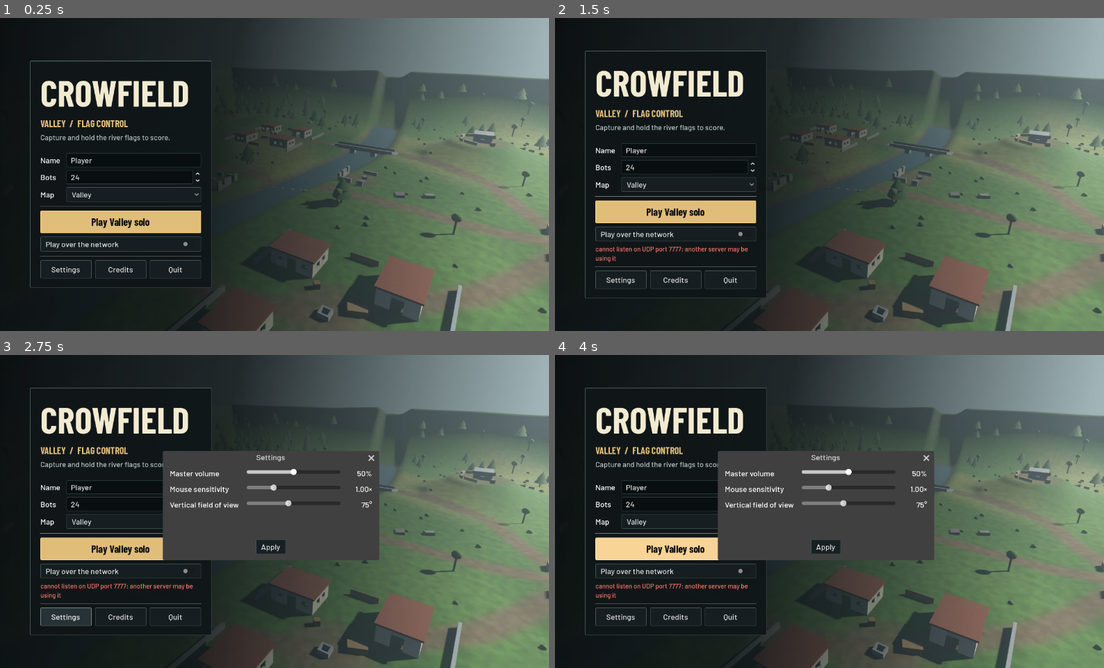
Above: before the commit, frames 1-4 (two rows, left to right).
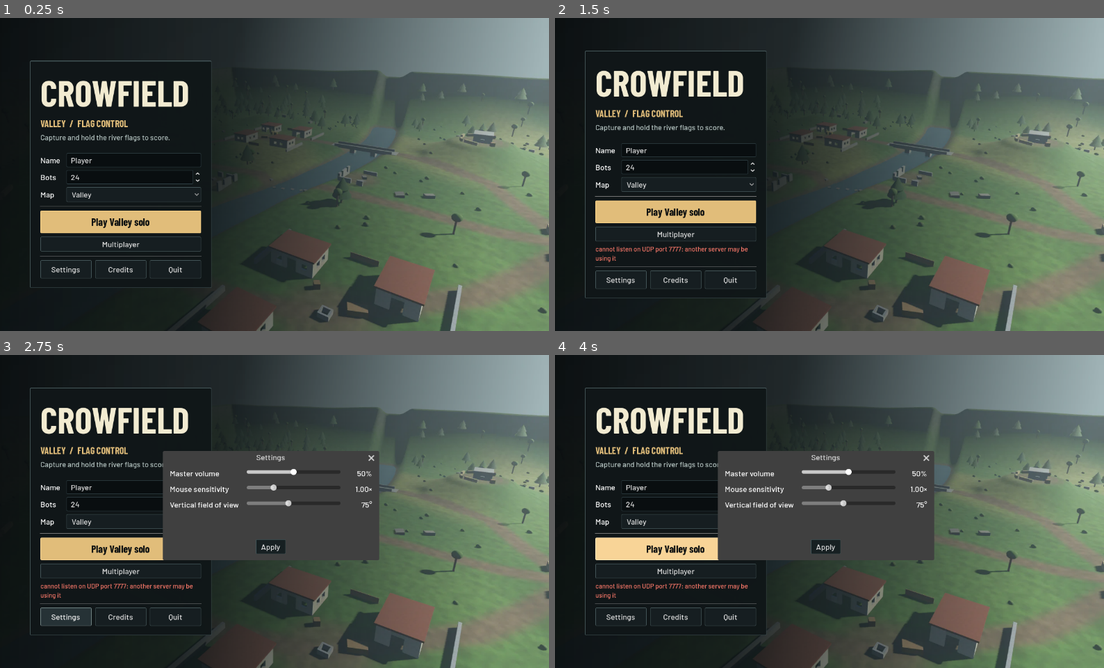
Above: after the commit, the same moments.

Repository: SSSKrut/crowfield
Game: Godot game, scene res://main/main.tscn
The game is run twice, just before and just after one commit, with the same random seed, the same clock (stepped at 60 frames per second) and the same inputs.
Inputs (mouse positions are in pixels of both pictures, inside the frame that each line leads up to):
- Up to frame 1 (0.25 s): no input
- Up to frame 2 (1.5 s): click (675, 243) at 0.5 s, where only the run after the commit has a clickable "Multiplayer"; click "Host game" at 1.25 s
- Up to frame 3 (2.75 s): click "Settings" at 2 s
- Up to frame 4 (4 s): click "Credits" at 2.75 s; click "Play Valley solo" at 3.5 s

The runs differ from the first frame. In frame 1, 0.2% of the frame differs, in the area x 8-35%, y 71-74%; in frame 2, 0.2%, in the area x 8-35%, y 68-71%; in frame 3, 0.2%; in frame 4, 0.2%.

Commit message:
Keep multiplayer setup in a distinct dialog and style the match menu

Diff:
--- a/menu/game_menu.tscn
+++ b/menu/game_menu.tscn
@@ -1,7 +1,9 @@
-[gd_scene load_steps=3 format=3]
+[gd_scene load_steps=4 format=3]
 
 [ext_resource type="Script" path="res://menu/game_menu.gd" id="1_menu"]
 [ext_resource type="Theme" path="res://menu/theme.tres" id="2_theme"]
+
+[ext_resource type="FontFile" path="res://assets/type/BarlowCondensed-Bold.ttf" id="3_display"]
 
 [node name="GameMenu" type="Control"]
 layout_mode = 3
@@ -40,8 +42,9 @@
 
 [node name="Title" type="Label" parent="Center/Panel/Rows"]
 layout_mode = 2
-theme_override_font_sizes/font_size = 28
-text = "Match menu"
+theme_override_fonts/font = ExtResource("3_display")
+theme_override_font_sizes/font_size = 38
+text = "MATCH MENU"
 horizontal_alignment = 1
 
 [node name="About" type="Label" parent="Center/Panel/Rows"]
@@ -67,6 +70,7 @@
 unique_name_in_owner = true
 custom_minimum_size = Vector2(0, 42)
 layout_mode = 2
+theme_type_variation = &"PrimaryButton"
 text = "Resume"
 
 [node name="Leave" type="Button" parent="Center/Panel/Rows"]
--- a/menu/main_menu.gd
+++ b/menu/main_menu.gd
@@ -50,8 +50,10 @@
 	%Solo.text = "Play Valley solo" if valley else "Play practice map solo"
 
 
-func _on_network_toggled(open: bool) -> void:
-	%Network.visible = open
+func _on_multiplayer_pressed() -> void:
+	%NetworkStatus.hide()
+	%NetworkDialog.popup_centered()
+	_address.grab_focus()
 
 
 func _on_solo_pressed() -> void:
@@ -70,14 +72,19 @@
 func _on_join_pressed() -> void:
 	var address := _address.text.strip_edges()
 	if address == "":
-		_show_status("Type the address of the server, such as 192.168.1.20 or 192.168.1.20:7777.")
+		_show_network_status("Enter the server address, such as 192.168.1.20 or 192.168.1.20:7777.")
 		_address.grab_focus()
 		return
 	if ENetTransport.split_address(address).is_empty():
-		_show_status("%s is not an address: want host or host:port." % address)
+		_show_network_status("Enter a valid host or host:port.")
 		_address.grab_focus()
 		return
 	_start(["-connect=" + address])
+
+
+func _show_network_status(text: String) -> void:
+	%NetworkStatus.text = text
+	%NetworkStatus.show()
 
 
 func _on_address_submitted(_text: String) -> void:
@@ -124,8 +131,10 @@
 		player_name = "Player"
 	if player_name.to_utf8_buffer().size() > Protocol.MAX_NAME_BYTES:
 		_show_status("The name is too long: at most %d bytes." % Protocol.MAX_NAME_BYTES)
+		%NetworkDialog.hide()
 		_name.grab_focus()
 		return
+	%NetworkDialog.hide()
 	_save()
 	play.emit(PackedStringArray([
 		"-name=" + player_name,
--- a/menu/main_menu.tscn
+++ b/menu/main_menu.tscn
@@ -142,97 +142,109 @@
 theme_override_font_sizes/font_size = 24
 text = "Play solo"
 
-[node name="NetworkToggle" type="CheckButton" parent="Center/Panel/Rows"]
-unique_name_in_owner = true
-layout_mode = 2
-text = "Play over the network"
-
-[node name="Network" type="VBoxContainer" parent="Center/Panel/Rows"]
-unique_name_in_owner = true
-visible = false
+[node name="Multiplayer" type="Button" parent="Center/Panel/Rows"]
+layout_mode = 2
+text = "Multiplayer"
+
+[node name="Status" type="Label" parent="Center/Panel/Rows"]
+unique_name_in_owner = true
+visible = false
+layout_mode = 2
+theme_override_colors/font_color = Color(1, 0.48, 0.42, 1)
+theme_override_font_sizes/font_size = 15
+autowrap_mode = 3
+
+[node name="QuitSeparator" type="HSeparator" parent="Center/Panel/Rows"]
+layout_mode = 2
+
+[node name="Footer" type="HBoxContainer" parent="Center/Panel/Rows"]
 layout_mode = 2
 theme_override_constants/separation = 8
 
-[node name="HostTitle" type="Label" parent="Center/Panel/Rows/Network"]
+[node name="SettingsButton" type="Button" parent="Center/Panel/Rows/Footer"]
+layout_mode = 2
+size_flags_horizontal = 3
+text = "Settings"
+
+[node name="CreditsButton" type="Button" parent="Center/Panel/Rows/Footer"]
+layout_mode = 2
+size_flags_horizontal = 3
+text = "Credits"
+
+[node name="Quit" type="Button" parent="Center/Panel/Rows/Footer"]
+custom_minimum_size = Vector2(0, 42)
+layout_mode = 2
+size_flags_horizontal = 3
+text = "Quit"
+
+[node name="NetworkDialog" type="AcceptDialog" parent="."]
+unique_name_in_owner = true
+theme = ExtResource("2_theme")
+title = "Multiplayer"
+exclusive = true
+visible = false
+ok_button_text = "Close"
+
+[node name="Network" type="VBoxContainer" parent="NetworkDialog"]
+custom_minimum_size = Vector2(440, 175)
+theme_override_constants/separation = 8
+
+[node name="HostTitle" type="Label" parent="NetworkDialog/Network"]
 layout_mode = 2
 theme_override_colors/font_color = Color(0.69, 0.75, 0.75, 1)
 theme_override_font_sizes/font_size = 15
 text = "Host a match"
 
-[node name="HostRow" type="HBoxContainer" parent="Center/Panel/Rows/Network"]
+[node name="HostRow" type="HBoxContainer" parent="NetworkDialog/Network"]
 layout_mode = 2
 theme_override_constants/separation = 10
 
-[node name="PortLabel" type="Label" parent="Center/Panel/Rows/Network/HostRow"]
+[node name="PortLabel" type="Label" parent="NetworkDialog/Network/HostRow"]
 layout_mode = 2
 text = "UDP port"
 
-[node name="Port" type="SpinBox" parent="Center/Panel/Rows/Network/HostRow"]
+[node name="Port" type="SpinBox" parent="NetworkDialog/Network/HostRow"]
 unique_name_in_owner = true
 layout_mode = 2
 min_value = 1.0
 max_value = 65535.0
 value = 7777.0
 
-[node name="Host" type="Button" parent="Center/Panel/Rows/Network/HostRow"]
+[node name="Host" type="Button" parent="NetworkDialog/Network/HostRow"]
 unique_name_in_owner = true
 custom_minimum_size = Vector2(0, 42)
 layout_mode = 2
 size_flags_horizontal = 3
 text = "Host game"
 
-[node name="JoinTitle" type="Label" parent="Center/Panel/Rows/Network"]
+[node name="JoinTitle" type="Label" parent="NetworkDialog/Network"]
 layout_mode = 2
 theme_override_colors/font_color = Color(0.69, 0.75, 0.75, 1)
 theme_override_font_sizes/font_size = 15
 text = "Join a server"
 
-[node name="JoinRow" type="HBoxContainer" parent="Center/Panel/Rows/Network"]
+[node name="JoinRow" type="HBoxContainer" parent="NetworkDialog/Network"]
 layout_mode = 2
 theme_override_constants/separation = 10
 
-[node name="Address" type="LineEdit" parent="Center/Panel/Rows/Network/JoinRow"]
+[node name="Address" type="LineEdit" parent="NetworkDialog/Network/JoinRow"]
 unique_name_in_owner = true
 layout_mode = 2
 size_flags_horizontal = 3
 placeholder_text = "192.168.1.20 or host:port"
 
-[node name="Join" type="Button" parent="Center/Panel/Rows/Network/JoinRow"]
+[node name="Join" type="Button" parent="NetworkDialog/Network/JoinRow"]
 unique_name_in_owner = true
 custom_minimum_size = Vector2(130, 42)
 layout_mode = 2
 text = "Join"
 
-[node name="Status" type="Label" parent="Center/Panel/Rows"]
-unique_name_in_owner = true
-visible = false
-layout_mode = 2
-theme_override_colors/font_color = Color(1, 0.48, 0.42, 1)
-theme_override_font_sizes/font_size = 15
+[node name="NetworkStatus" type="Label" parent="NetworkDialog/Network"]
+unique_name_in_owner = true
+visible = false
+layout_mode = 2
+theme_override_colors/font_color = Color(1, 0.55, 0.45, 1)
 autowrap_mode = 3
-
-[node name="QuitSeparator" type="HSeparator" parent="Center/Panel/Rows"]
-layout_mode = 2
-
-[node name="Footer" type="HBoxContainer" parent="Center/Panel/Rows"]
-layout_mode = 2
-theme_override_constants/separation = 8
-
-[node name="SettingsButton" type="Button" parent="Center/Panel/Rows/Footer"]
-layout_mode = 2
-size_flags_horizontal = 3
-text = "Settings"
-
-[node name="CreditsButton" type="Button" parent="Center/Panel/Rows/Footer"]
-layout_mode = 2
-size_flags_horizontal = 3
-text = "Credits"
-
-[node name="Quit" type="Button" parent="Center/Panel/Rows/Footer"]
-custom_minimum_size = Vector2(0, 42)
-layout_mode = 2
-size_flags_horizontal = 3
-text = "Quit"
 
 [node name="Settings" type="AcceptDialog" parent="."]
 unique_name_in_owner = true
@@ -322,12 +334,12 @@
 [url=https://opengameart.org/content/gun-reload-sound-effects]Source[/url] · [url=https://creativecommons.org/publicdomain/zero/1.0/]CC0 1.0[/url]"
 
 [connection signal="pressed" from="Center/Panel/Rows/Solo" to="." method="_on_solo_pressed"]
-[connection signal="pressed" from="Center/Panel/Rows/Network/HostRow/Host" to="." method="_on_host_pressed"]
-[connection signal="text_submitted" from="Center/Panel/Rows/Network/JoinRow/Address" to="." method="_on_address_submitted"]
-[connection signal="pressed" from="Center/Panel/Rows/Network/JoinRow/Join" to="." method="_on_join_pressed"]
+[connection signal="pressed" from="NetworkDialog/Network/HostRow/Host" to="." method="_on_host_pressed"]
+[connection signal="text_submitted" from="NetworkDialog/Network/JoinRow/Address" to="." method="_on_address_submitted"]
+[connection signal="pressed" from="NetworkDialog/Network/JoinRow/Join" to="." method="_on_join_pressed"]
 [connection signal="pressed" from="Center/Panel/Rows/Footer/Quit" to="." method="_on_quit_pressed"]
 [connection signal="item_selected" from="Center/Panel/Rows/Fields/Map" to="." method="_on_map_selected"]
-[connection signal="toggled" from="Center/Panel/Rows/NetworkToggle" to="." method="_on_network_toggled"]
+[connection signal="pressed" from="Center/Panel/Rows/Multiplayer" to="." method="_on_multiplayer_pressed"]
 [connection signal="pressed" from="Center/Panel/Rows/Footer/CreditsButton" to="." method="_on_credits_pressed"]
 [connection signal="meta_clicked" from="Credits/CreditsText" to="." method="_on_credit_link_clicked"]
 [connection signal="pressed" from="Center/Panel/Rows/Footer/SettingsButton" to="." method="_on_settings_pressed"]
